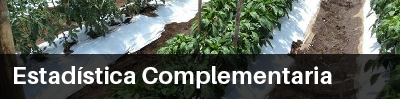
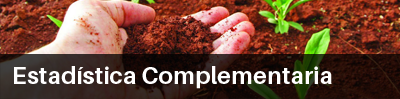
Layer changes from the first (400, 99) image to the second:
added layer "Capa 6" above "Capa 5" over (x1=0, y1=0, x2=400, y2=99)
